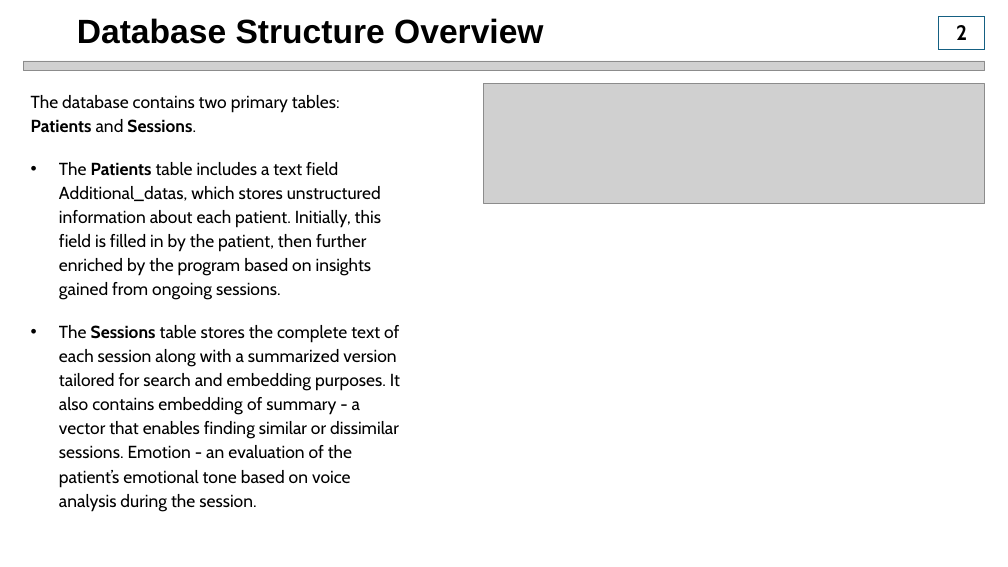
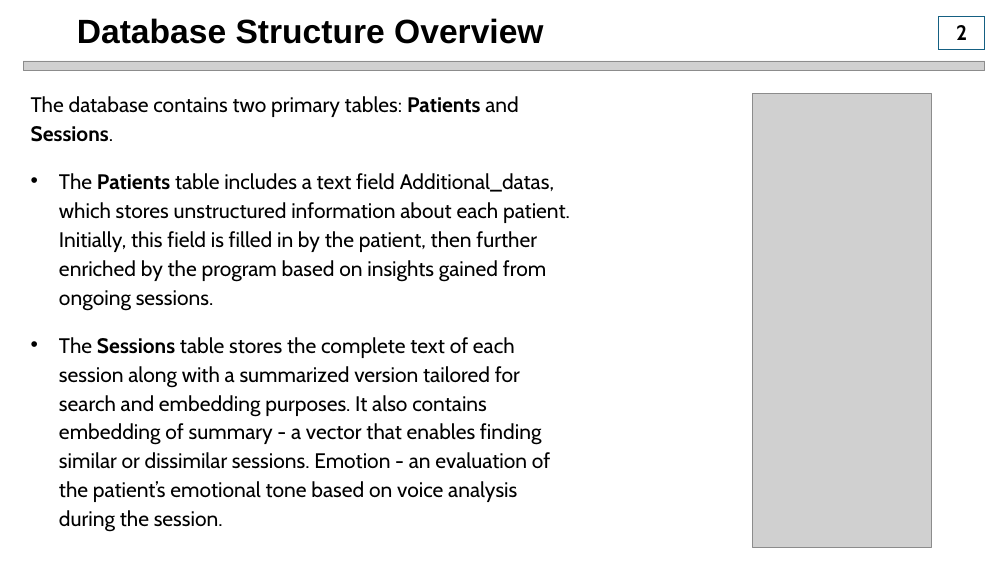
Before and after one commit to IlyaZutler/Project_4-Psychologist_IA, a slide deck: slide 4 of Presentation2.pptx. Drawn at 1008x567 pixels with LibreOffice and Linux fonts; fonts in the diff are those of the drawing; grey boxes stand for pictures. Boxes give left, top, right and bottom in pixels: in the first picture for what was removed or moved away, otherwise in the second. Text is boxed around its words. In the diff, an @@ line names an element or a change of style, - is before the commit and + after.

```diff
--- a/Presentation2.pptx
+++ b/Presentation2.pptx
@@ text "The database contains two primary ..." at (31,96,570,532): size 16.6 to 20 pt @@
@@ picture removed at (484,84,985,203) @@
@@ picture added at (752,94,931,547) @@
```
Also in this commit, not shown: 3 other slides changed, 6 slides added, 1 other file.
